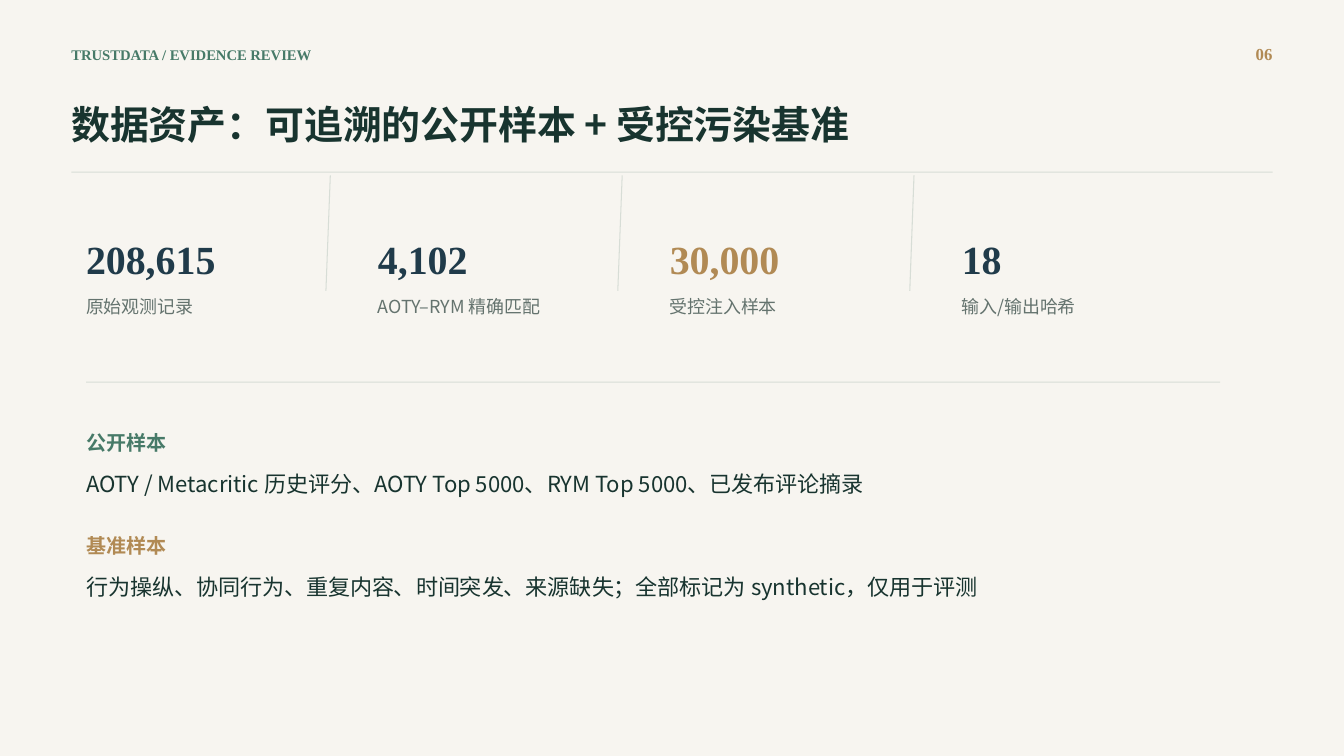
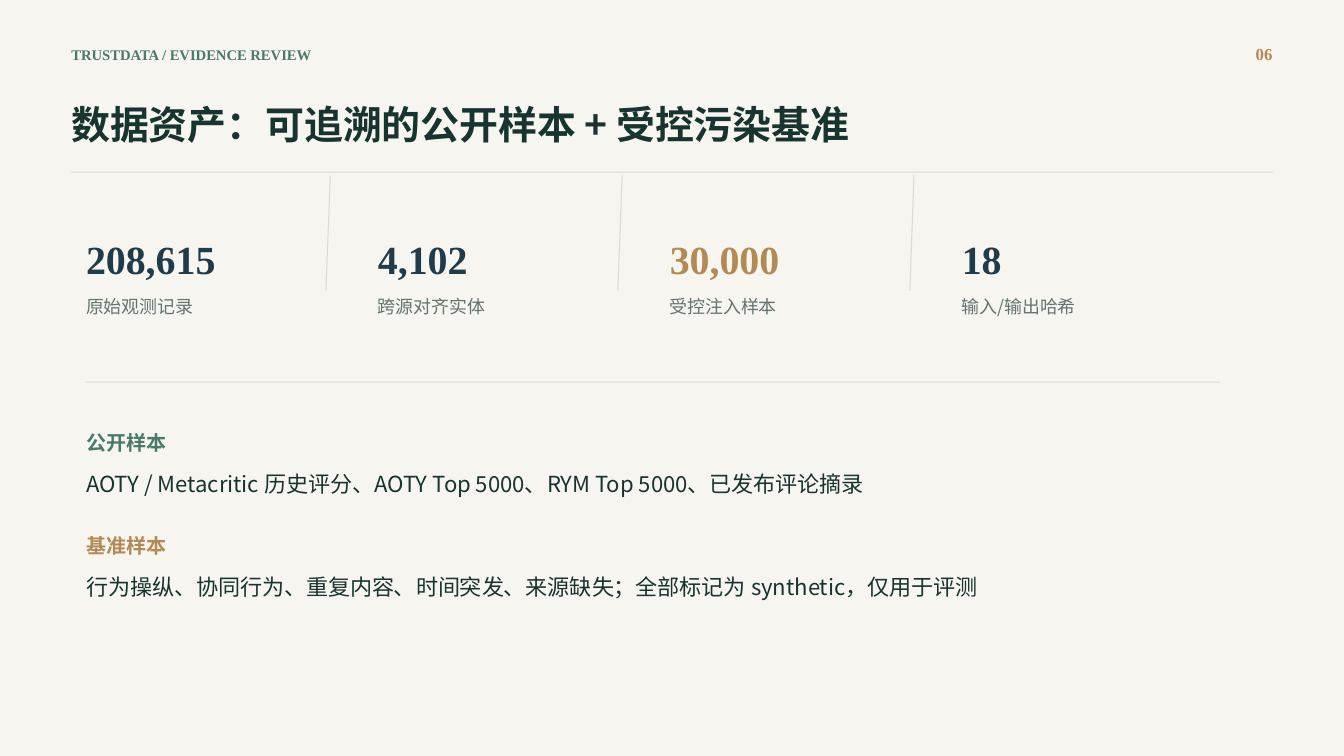
Before and after one commit to SunRunJie/Trustdata-Crowdsourced-Review-Governance, a slide deck: slide 6 of deliverables/TrustData_2026新域新质创新大赛路演稿.pptx. Drawn at 1344x756 pixels with LibreOffice and Linux fonts; fonts in the diff are those of the drawing. Boxes give left, top, right and bottom in pixels: in the first picture for what was removed or moved away, otherwise in the second. Text is boxed around its words. In the diff, an @@ line names an element or a change of style, - is before the commit and + after.

```diff
--- a/deliverables/TrustData_2026新域新质创新大赛路演稿.pptx
+++ b/deliverables/TrustData_2026新域新质创新大赛路演稿.pptx
@@ text at [378,298,485,315]: text changed @@
-AOTY–RYM 精确匹配
+跨源对齐实体
```
Also in this commit, not shown: 3 other slides changed, 2 other files.
